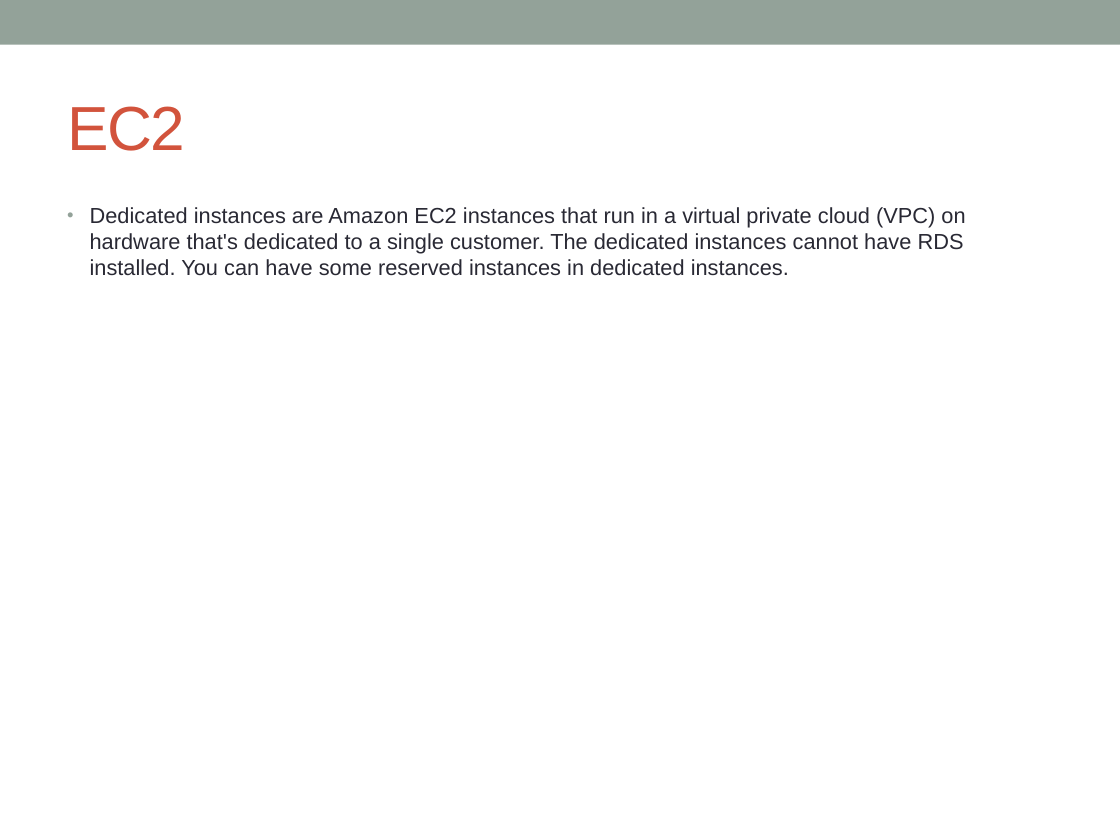
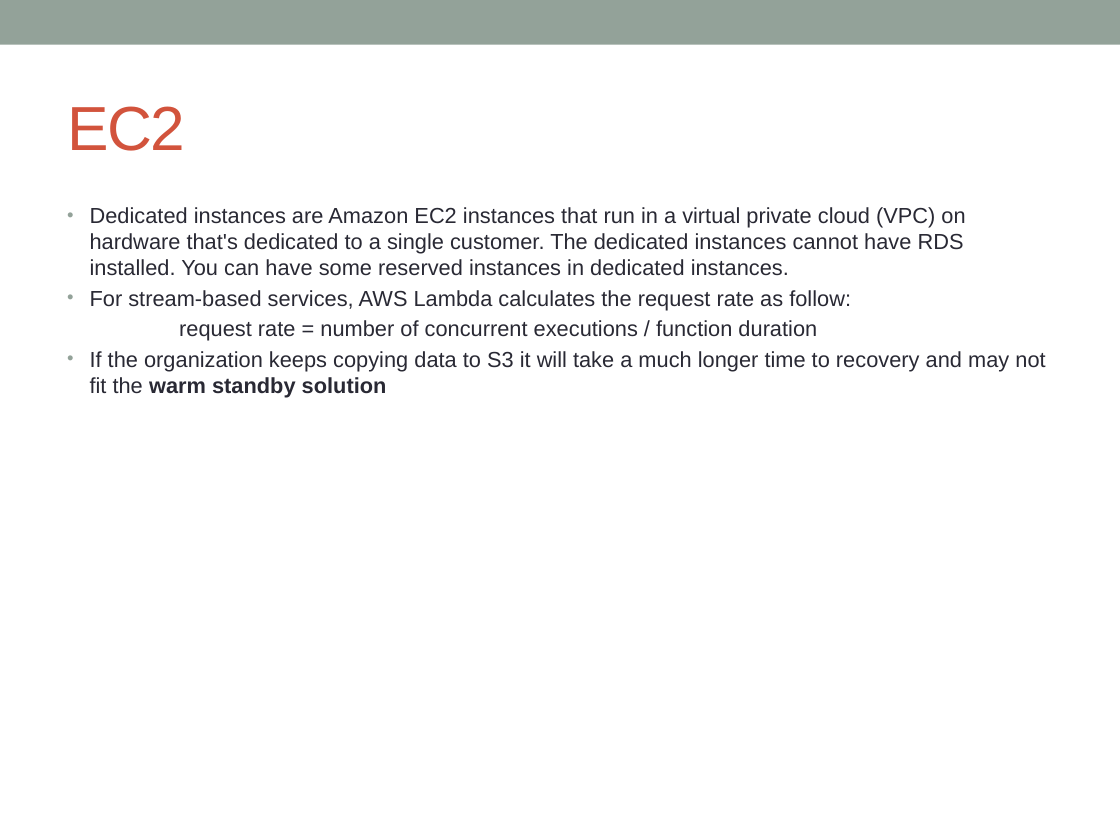
Before and after one commit to notionquest/ProjectDocumentation, a slide deck: slide 44 of AWS_Solution_Architect.pptx (slide 33 before the commit). Drawn at 1120x840 pixels with LibreOffice and Linux fonts; fonts in the diff are those of the drawing. Boxes give left, top, right and bottom in pixels: in the first picture for what was removed or moved away, otherwise in the second. Text is boxed around its words. In the diff, an @@ line names an element or a change of style, - is before the commit and + after.

```diff
--- a/AWS_Solution_Architect.pptx
+++ b/AWS_Solution_Architect.pptx
@@ text at (90, 290, 1045, 398): paragraphs added @@
+• For stream-based services, AWS Lambda calculates the request rate as follow:
+request rate = number of concurrent executions / function duration
+• If the organization keeps copying data to S3 it will take a much longer time to recovery and may not fit the warm standby solution
```
Also in this commit, not shown: 9 other slides changed, 19 slides added.
